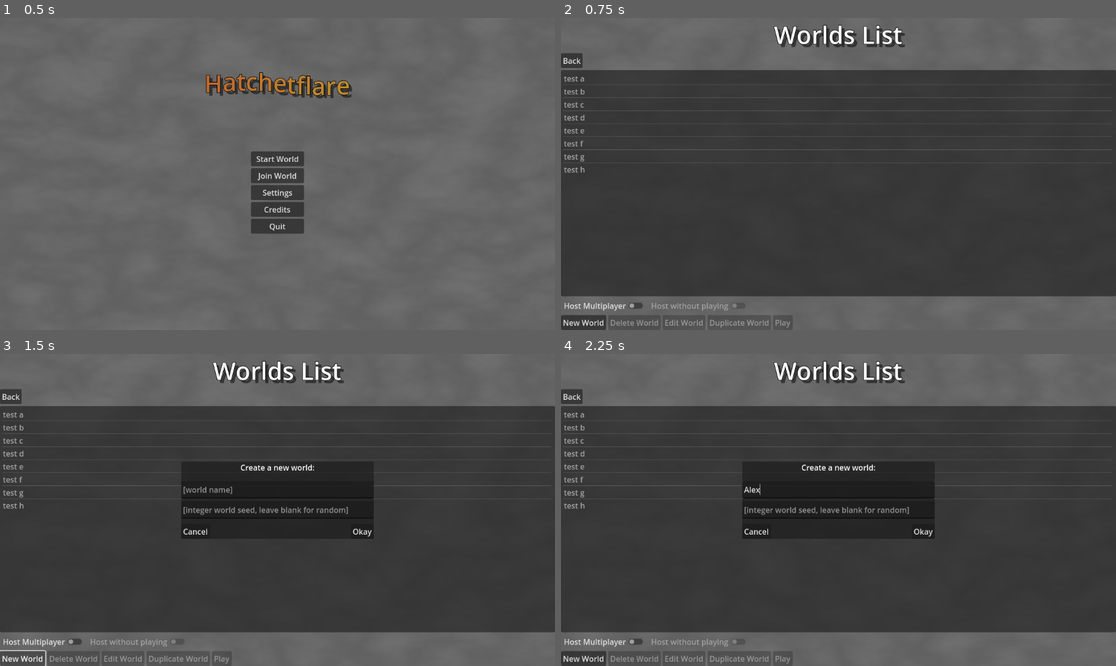
Above: before the commit, frames 1-4 (two rows, left to right).
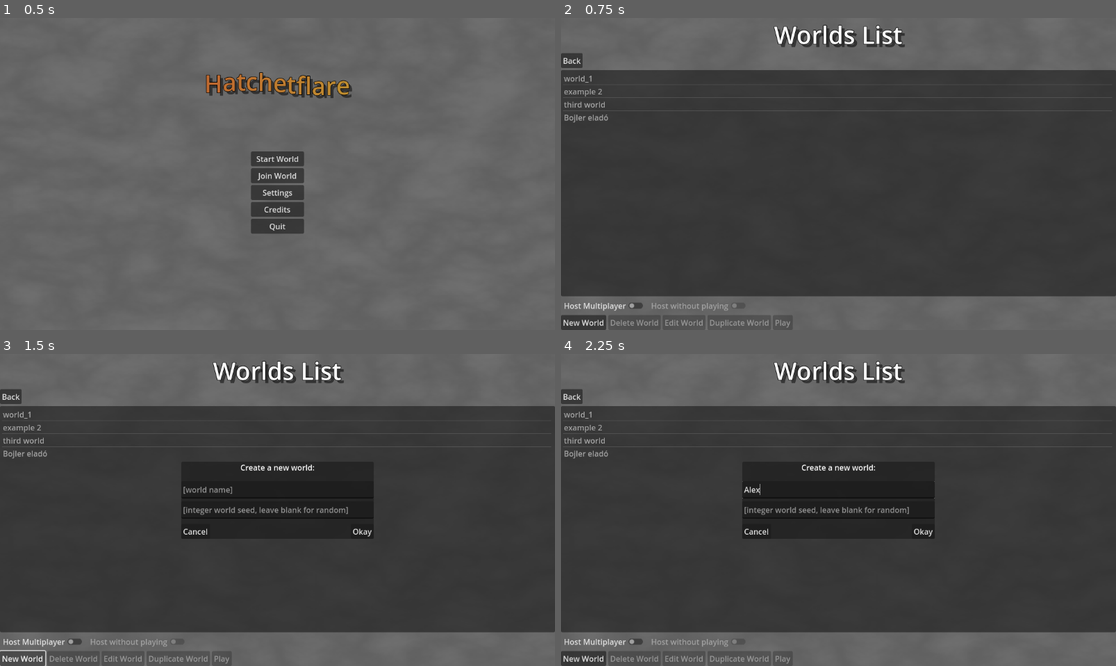
Above: after the commit, the same moments.

Repository: pixerhp/Hatchetflair
Game: Godot game, scene res://scenes/main_menu.tscn
Same seed, same stepped clock (60 frames per second), same inputs: the game is played once before the commit and once after it.
Inputs (mouse positions are in pixels of both pictures, inside the frame that each line leads up to):
- Up to frame 1 (0.5 s): no input
- Up to frame 2 (0.75 s): click "Start World" at 0.5 s
- Up to frame 3 (1.5 s): click "New World" at 1.25 s
- Up to frame 4 (2.25 s): click (838, 491) at 2.02 s; type "Alex" at 2.1 s

Frame 1 is identical in both runs. In frame 2, 0.6% of the frame differs, in the area x 0-100%, y 18-50%; in frame 3, 0.5%; in frame 4, 0.5%.

Commit message:
Better world and server examples

Diff:
--- a/scripts/menu_join.gd
+++ b/scripts/menu_join.gd
@@ -1,8 +1,8 @@
 extends Control
 
 @onready var servers_list_text = get_node("JoinScreenUI/SavedServersList")
-var servers_nicknames = ["server a", "server b"]
-var servers_ips = ["0", "0"]
+var servers_nicknames = ["localhost 127.0.0.1", "bad ip address A", "bad ip address B"]
+var servers_ips = ["127.0.0.1", "3256.23532.456.1241356", "definitely an ip address ;^)"]
 
 
 # Called when the node enters the scene tree for the first time.
--- a/scripts/menu_worlds.gd
+++ b/scripts/menu_worlds.gd
@@ -1,8 +1,8 @@
 extends Control
 
 @onready var worlds_list_text = get_node("WorldsScreenUI/SavedWorldsList")
-var worlds_names = ["test a", "test b", "test c", "test d", "test e", "test f", "test g", "test h"]
-var worlds_seeds = [1, 2, 3, 4, 5, 6, 7, 8]
+var worlds_names = ["world_1", "example 2", "third world", "Bojler eladó"]
+var worlds_seeds = [314, -2165489, 33333333, int("Stevemc32")]
 
 
 # Called when the node enters the scene tree for the first time.
